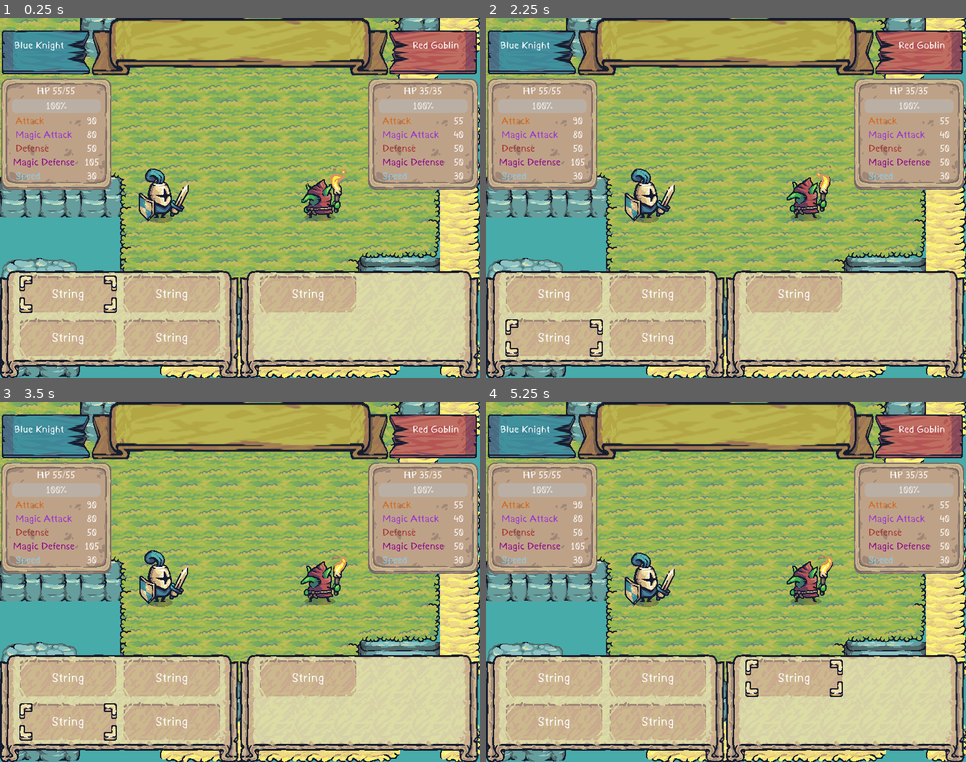
Above: before the commit, frames 1-4 (two rows, left to right).
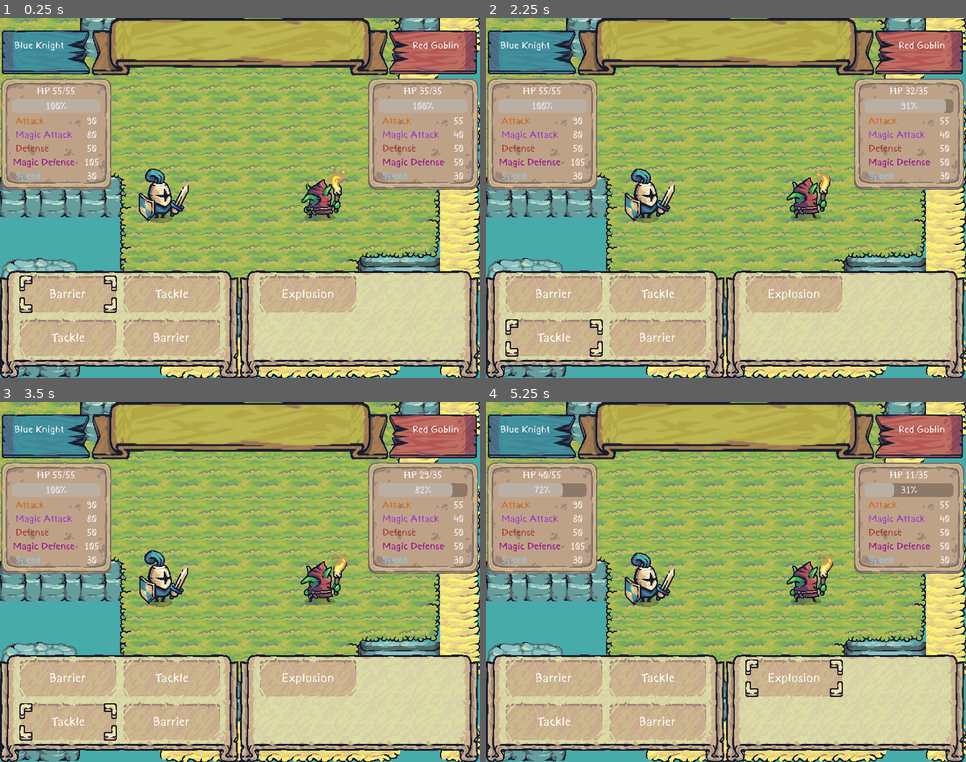
Above: after the commit, the same moments.

Repository: AkubaruF/individual-game-jam
Game: Godot game, scene res://Scene/Level.tscn
Same seed, same stepped clock (60 frames per second), same inputs: the game is played once before the commit and once after it.
Inputs (mouse positions are in pixels of both pictures, inside the frame that each line leads up to):
- Up to frame 1 (0.25 s): no input
- Up to frame 2 (2.25 s): click (553, 295) at 0.5 s, where only the run before the commit has a clickable "String"; click (553, 295) at 1.25 s, where only the run after the commit has a clickable "[center]Barrier[/center]"; click (553, 338) at 2 s, where only the run before the commit has a clickable "String"
- Up to frame 3 (3.5 s): click (67, 722) at 2.75 s, where only the run after the commit has a clickable "[center]Tackle[/center]"
- Up to frame 4 (5.25 s): click (658, 679) at 3.5 s, where only the run after the commit has a clickable "[center]Tackle[/center]"; click (658, 722) at 4.25 s, where only the run after the commit has a clickable "[center]Barrier[/center]"; click (793, 679) at 5 s, where only the run after the commit has a clickable "[center]Explosion[/center]"

The runs differ from the first frame. In frame 1, 0.5% of the frame differs, in the area x 10-70%, y 75-91%; in frame 2, 0.6%; in frame 3, 0.6%; in frame 4, 1.2%, in the area x 9-98%, y 19-91%.
Error before the commit: Cannot call method 'get_children' on a null value. (res://Scene/Game/skill_button.gd:14)

Commit message:
working skills

Diff:
--- /dev/null
+++ b/Game/Effect/AttackEffect.gd
@@ -0,0 +1,11 @@
+class_name AttackEffect
+extends skill_effect
+
+var amount := 5
+
+func effect(targets: Array[Node]) -> void:
+	for target in targets:
+		if not target:
+			pass
+		if target is Player or target is Enemy:
+			target.take_damage(amount * -1)
--- /dev/null
+++ b/Game/Effect/HealEffect.gd
@@ -0,0 +1,11 @@
+class_name HealEffect
+extends skill_effect
+
+var amount := 5
+
+func effect(targets: Array[Node]) -> void:
+	for target in targets:
+		if not target:
+			pass
+		if target is Player or target is Enemy:
+			target.take_damage(amount)
--- /dev/null
+++ b/Game/Skills/Barrier.gd
@@ -0,0 +1,6 @@
+extends SkillResource
+
+func apply_effects(target: Array[Node]) -> void:
+	var block_effect := HealEffect.new()
+	block_effect.amount = 6
+	block_effect.effect(target)
--- a/Game/Skills/Barrier.tres
+++ b/Game/Skills/Barrier.tres
@@ -1,12 +1,12 @@
-[gd_resource type="Resource" script_class="SkillResource" load_steps=2 format=3 uid="uid://msrc3c0st6u5"]
+[gd_resource type="Resource" load_steps=2 format=3 uid="uid://msrc3c0st6u5"]
 
-[ext_resource type="Script" path="res://Scripts/Resources/SkillResource.gd" id="1_51axq"]
+[ext_resource type="Script" path="res://Game/Skills/Barrier.gd" id="1_au7k8"]
 
 [resource]
-script = ExtResource("1_51axq")
+script = ExtResource("1_au7k8")
 id = "barrier"
 type = 1
-rarity = 0
 target = 0
 name = "Barrier"
 description = "Add temporary health that stays for 1 turn."
+uses = 5
--- /dev/null
+++ b/Game/Skills/Explosion.gd
@@ -0,0 +1,6 @@
+extends SkillResource
+
+func apply_effects(target: Array[Node]) -> void:
+	var attack_effect := AttackEffect.new()
+	attack_effect.amount = 15
+	attack_effect.effect(target)
--- /dev/null
+++ b/Game/Skills/Explosion.tres
@@ -0,0 +1,12 @@
+[gd_resource type="Resource" load_steps=2 format=3 uid="uid://d20wdsdxlim6k"]
+
+[ext_resource type="Script" path="res://Game/Skills/Explosion.gd" id="1_ti24o"]
+
+[resource]
+script = ExtResource("1_ti24o")
+id = "explosion"
+type = 0
+target = 2
+name = "Explosion"
+description = "Everyone explodes now"
+uses = 1
--- /dev/null
+++ b/Game/Skills/Tackle.gd
@@ -0,0 +1,6 @@
+extends SkillResource
+
+func apply_effects(target: Array[Node]) -> void:
+	var attack_effect := AttackEffect.new()
+	attack_effect.amount = 3
+	attack_effect.effect(target)
--- a/Game/Skills/Tackle.tres
+++ b/Game/Skills/Tackle.tres
@@ -1,12 +1,12 @@
-[gd_resource type="Resource" script_class="SkillResource" load_steps=2 format=3 uid="uid://dofgi3wnxci7d"]
+[gd_resource type="Resource" load_steps=2 format=3 uid="uid://dofgi3wnxci7d"]
 
-[ext_resource type="Script" path="res://Scripts/Resources/SkillResource.gd" id="1_tvcb0"]
+[ext_resource type="Script" path="res://Game/Skills/Tackle.gd" id="1_gqn58"]
 
 [resource]
-script = ExtResource("1_tvcb0")
+script = ExtResource("1_gqn58")
 id = "tackle"
 type = 0
-rarity = 0
-target = 2
+target = 1
 name = "Tackle"
 description = "This is a Tackle"
+uses = 3
--- a/Scene/Enemy/enemy.gd
+++ b/Scene/Enemy/enemy.gd
@@ -1,3 +1,4 @@
+class_name Enemy
 extends AnimatedSprite2D
 
 @export var statsResource: StatsResource: set = set_enemy_stats
@@ -32,6 +33,6 @@
 func take_damage(damage: int) -> void:
 	if statsResource.health <= 0:
 		return
-	statsResource.health_change(damage * -1)
+	statsResource.health_change(damage)
 	if statsResource.health <= 0:
 		queue_free()
--- a/Scene/Game/HUD.tscn
+++ b/Scene/Game/HUD.tscn
@@ -1,8 +1,12 @@
-[gd_scene load_steps=4 format=3 uid="uid://crfiu6t510qdr"]
+[gd_scene load_steps=8 format=3 uid="uid://crfiu6t510qdr"]
 
 [ext_resource type="Script" path="res://Scene/Game/hud.gd" id="1_hap1o"]
 [ext_resource type="Texture2D" uid="uid://daj1q1eav1xtl" path="res://Asset/Tiny Swords (Update 010)/UI/Banners/Banner_Horizontal.png" id="1_yanir"]
 [ext_resource type="PackedScene" uid="uid://c1uuk46qeieau" path="res://Scene/Game/SkillButton.tscn" id="2_0is4u"]
+[ext_resource type="Resource" uid="uid://msrc3c0st6u5" path="res://Game/Skills/Barrier.tres" id="4_21qcr"]
+[ext_resource type="Resource" uid="uid://7gmgn8qxbsir" path="res://Game/Travelers/Knight.tres" id="5_fdvrc"]
+[ext_resource type="Resource" uid="uid://dofgi3wnxci7d" path="res://Game/Skills/Tackle.tres" id="5_rklc1"]
+[ext_resource type="Resource" uid="uid://d20wdsdxlim6k" path="res://Game/Skills/Explosion.tres" id="6_vtl5b"]
 
 [node name="HUD" type="Control"]
 layout_mode = 3
@@ -58,6 +62,8 @@
 focus_neighbor_left = NodePath("../../../../ItemHUD/HBoxContainer/VBoxContainer/TextureButton")
 focus_neighbor_right = NodePath("../../VBoxContainer2/TextureButton")
 focus_neighbor_bottom = NodePath("../TextureButton2")
+skill = ExtResource("4_21qcr")
+stats = ExtResource("5_fdvrc")
 
 [node name="TextureButton2" parent="SkillHUD/HBoxContainer/VBoxContainer" instance=ExtResource("2_0is4u")]
 layout_mode = 2
@@ -65,6 +71,8 @@
 focus_neighbor_top = NodePath("../TextureButton")
 focus_neighbor_right = NodePath("../../VBoxContainer2/TextureButton2")
 focus_neighbor_bottom = NodePath("../TextureButton")
+skill = ExtResource("5_rklc1")
+stats = ExtResource("5_fdvrc")
 
 [node name="VBoxContainer2" type="VBoxContainer" parent="SkillHUD/HBoxContainer"]
 custom_minimum_size = Vector2(162, 132)
@@ -78,6 +86,8 @@
 focus_neighbor_top = NodePath("../TextureButton2")
 focus_neighbor_right = NodePath("../../../../ItemHUD/HBoxContainer/VBoxContainer/TextureButton")
 focus_neighbor_bottom = NodePath("../TextureButton2")
+skill = ExtResource("5_rklc1")
+stats = ExtResource("5_fdvrc")
 
 [node name="TextureButton2" parent="SkillHUD/HBoxContainer/VBoxContainer2" instance=ExtResource("2_0is4u")]
 layout_mode = 2
@@ -85,6 +95,8 @@
 focus_neighbor_top = NodePath("../TextureButton")
 focus_neighbor_right = NodePath("../../VBoxContainer/TextureButton2")
 focus_neighbor_bottom = NodePath("../TextureButton")
+skill = ExtResource("4_21qcr")
+stats = ExtResource("5_fdvrc")
 
 [node name="ItemHUD" type="NinePatchRect" parent="."]
 layout_mode = 1
@@ -125,6 +137,8 @@
 layout_mode = 2
 focus_neighbor_left = NodePath("../../../../SkillHUD/HBoxContainer/VBoxContainer2/TextureButton")
 focus_neighbor_right = NodePath("../../../../SkillHUD/HBoxContainer/VBoxContainer/TextureButton")
+skill = ExtResource("6_vtl5b")
+stats = ExtResource("5_fdvrc")
 
 [node name="VBoxContainer2" type="VBoxContainer" parent="ItemHUD/HBoxContainer"]
 custom_minimum_size = Vector2(162, 132)
--- a/Scene/Game/skill_button.gd
+++ b/Scene/Game/skill_button.gd
@@ -1,20 +1,32 @@
 extends TextureButton
 
-@export var text : String = "String"
+@export var skill : SkillResource
+@export var stats : CharacterStat
 var level:Node
+var targets: Array[Node] = []
 
 func _ready():
-	level = get_tree().root.get_child(0)
+	level = get_tree().current_scene
 	setup_text()
 	hide_arrows()
 	focus_mode = Control.FOCUS_ALL
 
 func _on_pressed() -> void:
-	var enemyteam:Node2D = level.find_child("EnemyTeam", true, false)
-	print(enemyteam.get_children())
+	if skill.target == SkillResource.Target.SELF:
+		targets = [level.find_child("PlayerTeam", true, false).get_child(0)]
+	elif skill.target == SkillResource.Target.ENEMY:
+		targets = [level.find_child("EnemyTeam", true, false).get_child(0)]
+	elif skill.target == SkillResource.Target.EVERYONE:
+		targets = [level.find_child("PlayerTeam", true, false).get_child(0),level.find_child("EnemyTeam", true, false).get_child(0)]
+	play()
+
+func play() -> void:
+	if not skill:
+		return
+	skill.play(targets, stats)
 
 func setup_text():
-	$RichTextLabel.text = "[center]" + text + "[/center]"
+	$RichTextLabel.text = "[center]" + skill.name + "[/center]"
 
 func show_arrows():
 	$Selected.visible = true
--- a/Scene/Player/player.gd
+++ b/Scene/Player/player.gd
@@ -1,3 +1,4 @@
+class_name Player
 extends AnimatedSprite2D
 
 @export var characterStat: CharacterStat: set = set_character_stats
@@ -32,6 +33,6 @@
 func take_damage(damage: int) -> void:
 	if characterStat.health <= 0:
 		return
-	characterStat.health_change(damage * -1)
+	characterStat.health_change(damage)
 	if characterStat.health <= 0:
 		queue_free()
--- a/Scripts/Class/SkillClass.gd
+++ /dev/null
@@ -1,9 +0,0 @@
-extends Node
-class_name SkillClass
-
-var SkillsResource: SkillClass
-var actions: int
-
-func _init(pSkillsResource: SkillClass, pactions: int) -> void:
-	SkillsResource = pSkillsResource
-	actions = pactions
--- a/Scripts/Class/TravelerClass.gd
+++ /dev/null
@@ -1,13 +0,0 @@
-extends Node
-class_name TravelerClass
-
-var StatsResource: StatsResource
-var Level: int
-var CurrentHealth : int
-var LearnedSkills: Array[SkillClass]
-
-func _init(pTravelerResouce: StatsResource, plevel: int) -> void:
-	StatsResource = pTravelerResouce
-	CurrentHealth = pTravelerResouce.health
-	Level = plevel
-	LearnedSkills = []
--- /dev/null
+++ b/Scripts/Mechanics/events.gd
@@ -0,0 +1,3 @@
+extends Node
+
+signal skill_played(skill:SkillResource)
--- /dev/null
+++ b/Scripts/Resources/SkillEffect.gd
@@ -0,0 +1,5 @@
+class_name skill_effect
+extends RefCounted
+
+func effect(targets: Array[Node]) -> void:
+	pass
--- a/Scripts/Resources/SkillResource.gd
+++ b/Scripts/Resources/SkillResource.gd
@@ -10,6 +10,11 @@
 @export var target: Target
 @export var name: String
 @export var description: String
+@export var uses: int
 
-func is_single_targeted() -> bool:
-	return target == Target.ENEMY
+func play(targets: Array[Node], stat: StatsResource) -> void:
+	Events.skill_played.emit(self)
+	apply_effects(targets)
+
+func apply_effects(target: Array[Node]) -> void:
+	pass
--- a/project.godot
+++ b/project.godot
@@ -15,11 +15,16 @@
 config/features=PackedStringArray("4.3", "Forward Plus")
 config/icon="res://Asset/Tiny Swords (Update 010)/Deco/16.png"
 
+[autoload]
+
+Events="*res://Scripts/Mechanics/events.gd"
+
 [display]
 
 window/size/viewport_width=768
 window/size/viewport_height=576
-window/size/resizable=false
+window/stretch/mode="viewport"
+window/stretch/scale_mode="integer"
 
 [gui]
 
